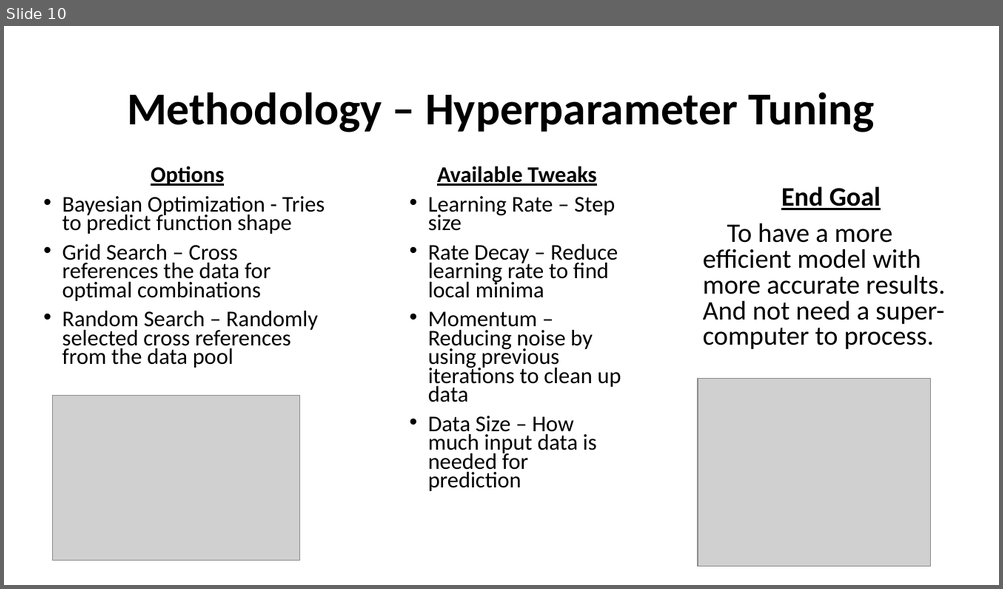
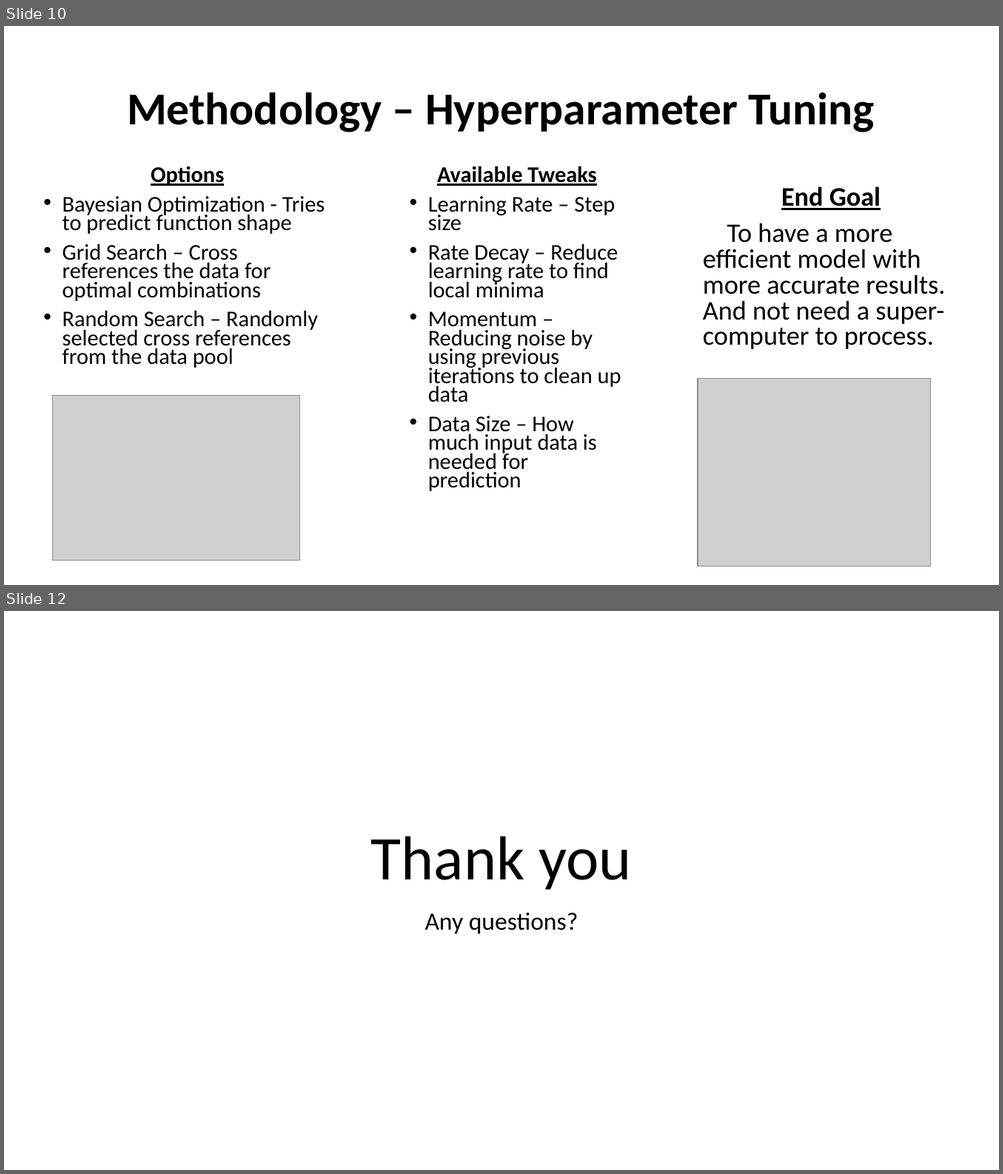
Before and after one commit to PMcTwist/Machine_Learn_Project, a slide deck: Presentation/Presentation_1.pptx. Shown one above the other, each under a label of ours: slide 10 before the commit, slides 10 and 12 after it; the slides between them are not shown. The pictures are 1003x589 and 1003x1174 pixels, drawn with LibreOffice and Linux fonts; fonts in the diff are those of the drawing; grey boxes stand for pictures. Boxes give left, top, right and bottom in pixels: in the first picture for what was removed or moved away, otherwise in the second. Text is boxed around its words. In the diff, an @@ line names an element or a change of style, - is before the commit and + after.

```diff
--- a/Presentation/Presentation_1.pptx
+++ b/Presentation/Presentation_1.pptx
@@ slide 12 added at <box>4,611,999,1170</box>, background #FFFFFF @@
@@ title added at <box>371,836,631,890</box>, 60 pt, text #000000 @@
+Thank you
@@ subtitle added at <box>425,912,578,934</box>, 24 pt, text #000000 @@
+Any questions?
```
Also in this commit, not shown: 4 slides changed, 1 other file.
